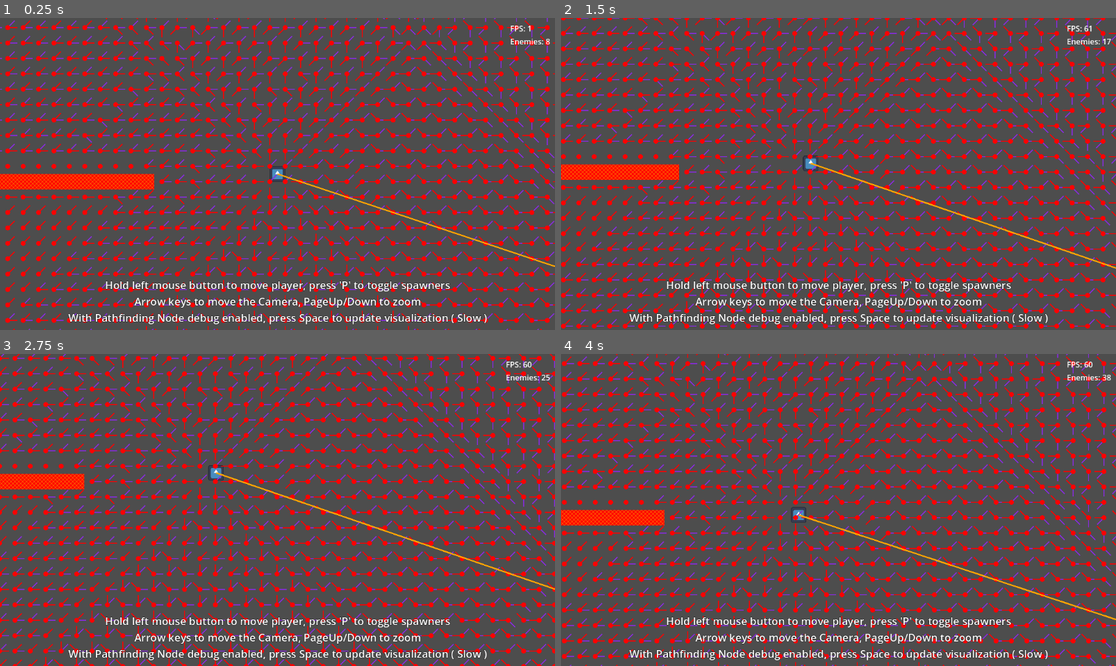
Above: before the commit, frames 1-4 (two rows, left to right).
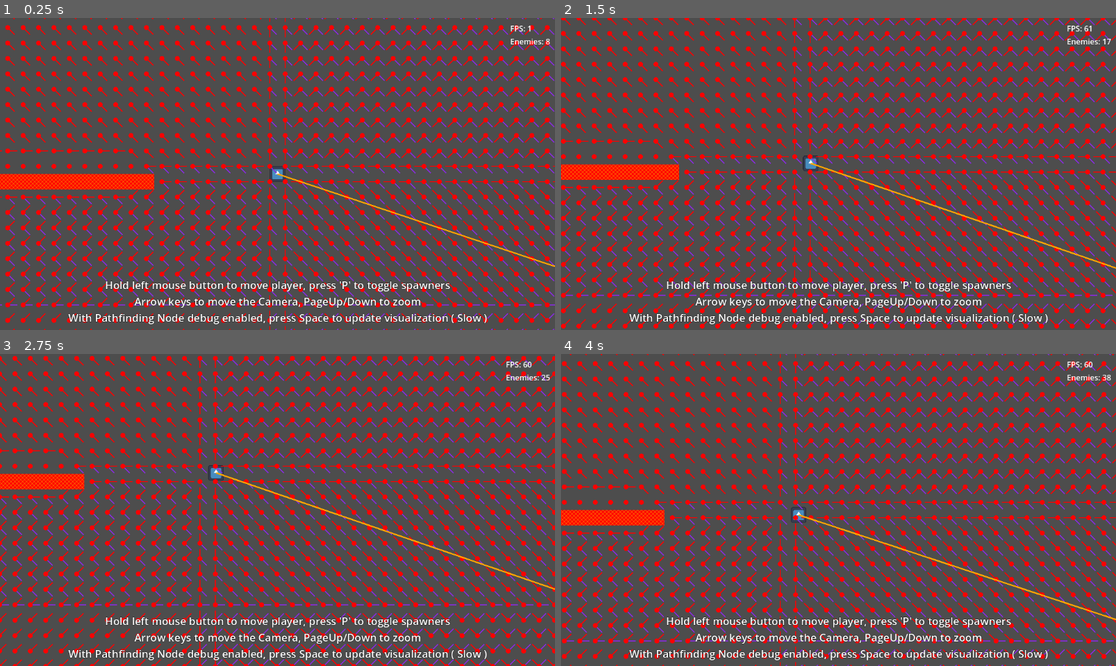
Above: after the commit, the same moments.

Repository: Griiimon/Manymies
Game: Godot game, scene res://main_large_level.tscn
The game is run twice, just before and just after one commit, with the same random seed, the same clock (stepped at 60 frames per second) and the same inputs. The engine's default icon, where the game draws it, is replaced by a stand-in: a white triangle on a blue panel in a dark square.
Inputs (mouse positions are in pixels of both pictures, inside the frame that each line leads up to):
- Up to frame 1 (0.25 s): no input
- Up to frame 2 (1.5 s): tap P (pause_spawner) at 0.5, 1.25 s; move the mouse to (960, 158) at 0.52 s; hold Right (ui_right) 0.53-1.28 s; click (960, 158) at 0.67 s; tap Space (ui_select) at 0.77 s; move the mouse to (727, 189) at 1.27 s; hold Down (ui_down) from 1.28 s (still down)
- Up to frame 3 (2.75 s): tap Space (ui_select) at 1.52 s; tap P (pause_spawner) at 2 s; move the mouse to (333, 441) at 2.02 s; release Down (ui_down) at 2.03 s; hold Right (ui_right) from 2.03 s (still down)
- Up to frame 4 (4 s): tap P (pause_spawner) at 2.75, 3.5 s; move the mouse to (810, 572) at 2.77 s; release Right (ui_right) at 2.78 s; hold Up (ui_up) 2.78-3.53 s; click (810, 572) at 2.92 s; tap Space (ui_select) at 3.02, 3.77 s; move the mouse to (1005, 556) at 3.52 s; hold Left (ui_left) from 3.53 s (still down)

The runs differ from the first frame. In frame 1, 10% of the frame differs, in the area x 0-100%, y 0-100%; in frame 2, 11%; in frame 3, 11%; in frame 4, 11%.

Commit message:
fix diagnoal weights

Diff:
--- a/solutions/flowfield.gd
+++ b/solutions/flowfield.gd
@@ -39,10 +39,11 @@
 		var active_point: Vector2i= active_points[0]
 		for x in range(-1, 2):
 			for y in range(-1, 2):
+				if x == 0 and y == 0: continue
 				if x == 0 or y == 0 or allow_diagonals:
 					var point:= Vector2i(x, y)
 					point+= active_points[0]
-					if not point in active_points and rect.has_point(point):
+					if rect.has_point(point):
 						if tile_map.get_cell_source_id(point) == -1:
 							if not field.has(point):
 								active_points.append(point)
